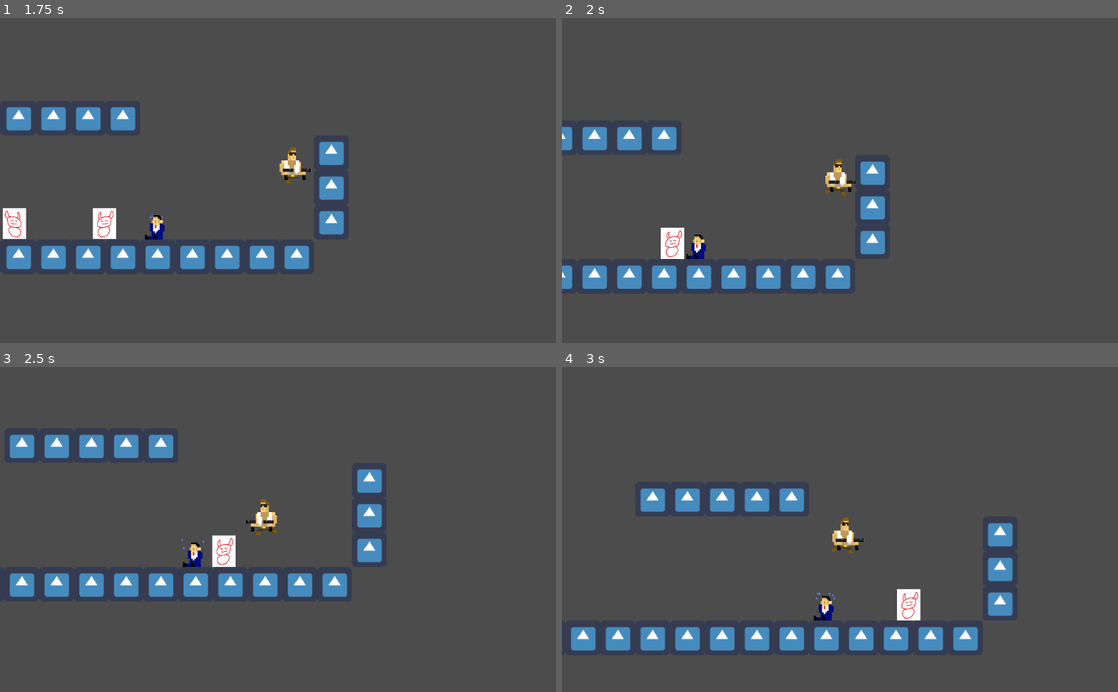
Above: before the commit, frames 1-4 (two rows, left to right).
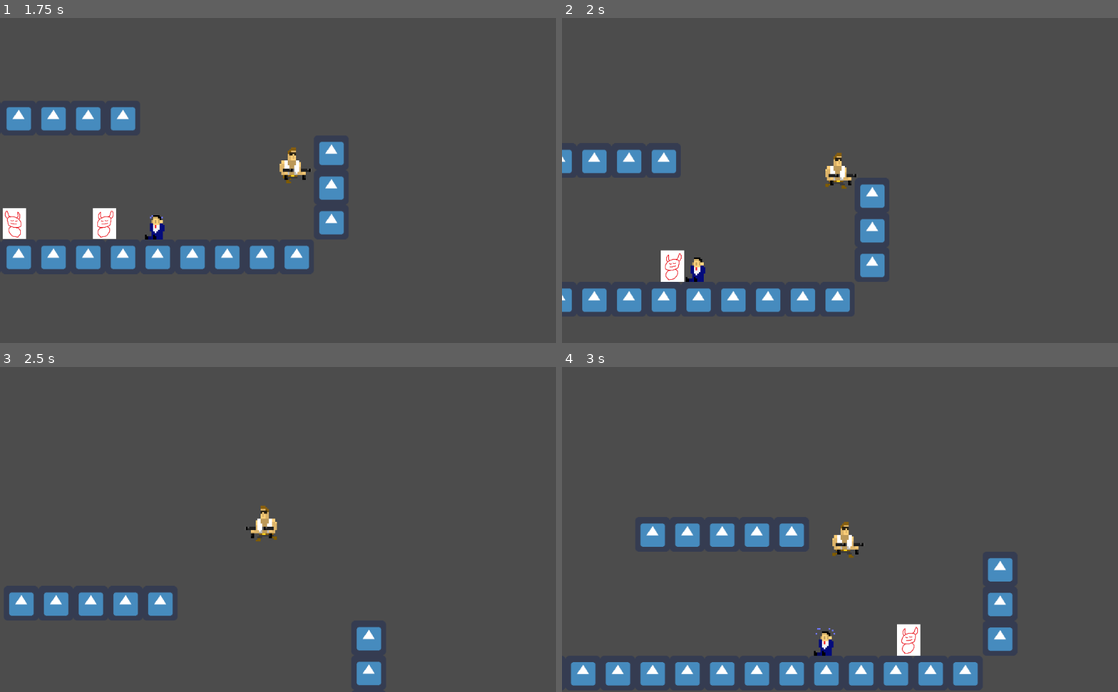
Above: after the commit, the same moments.

Repository: Slimonade1/Eksamensprojekt
Game: Godot game, scene res://Scenes/masterScene.tscn
Same seed, same stepped clock (60 frames per second), same inputs: the game is played once before the commit and once after it. The engine's default icon, where the game draws it, is replaced by a stand-in: a white triangle on a blue panel in a dark square.
Inputs:
- Up to frame 1 (1.75 s): hold W (ui_up) 0.53-1.28 s; hold D (ui_right) from 0.53 s (still down); tap W (ui_up) at 1.35, 1.52 s
- Up to frame 2 (2 s): keep holding D (ui_right); tap W (ui_up) at 1.82 s
- Up to frame 3 (2.5 s): release D (ui_right) at 2.03 s; hold A (ui_left) from 2.03 s (still down); hold W (ui_up) from 2.03 s (still down)
- Up to frame 4 (3 s): release A (ui_left) at 2.78 s; release W (ui_up) at 2.78 s; hold D (ui_right) from 2.78 s (still down); tap W (ui_up) at 2.85 s

Frame 1 is identical in both runs. In frame 2, 9.9% of the frame differs, in the area x 0-59%, y 33-91%; in frame 3, 8.5%; in frame 4, 13%, in the area x 1-82%, y 37-99%.

Commit message:
#4 Fixed animation måske

Diff:
--- a/Scenes/Player.tscn
+++ b/Scenes/Player.tscn
@@ -59,7 +59,7 @@
 animation = "idle"
 
 [node name="spriteFriend" type="AnimatedSprite" parent="playerSprite"]
-position = Vector2( -5, 3 )
+position = Vector2( -5, 4 )
 frames = SubResource( 4 )
 animation = "running"
 
--- a/Scripts/Player.gd
+++ b/Scripts/Player.gd
@@ -36,8 +36,6 @@
 	if Input.is_action_pressed("ui_shoot") and !cooldown:
 		handleShooting()
 
-
-
 func handleMovement(delta):
 	#slow stop
 	vel.x *= 0.85
@@ -55,7 +53,7 @@
 	else:
 		vel.y += gravity * delta
 
-	if Input.is_action_pressed("ui_up") and is_on_floor():
+	if Input.is_action_pressed("ui_up") and is_on_floor() or Input.is_action_pressed("ui_up") and is_on_wall():
 		vel.y -= jumpForce
 
 	#sprite direction
